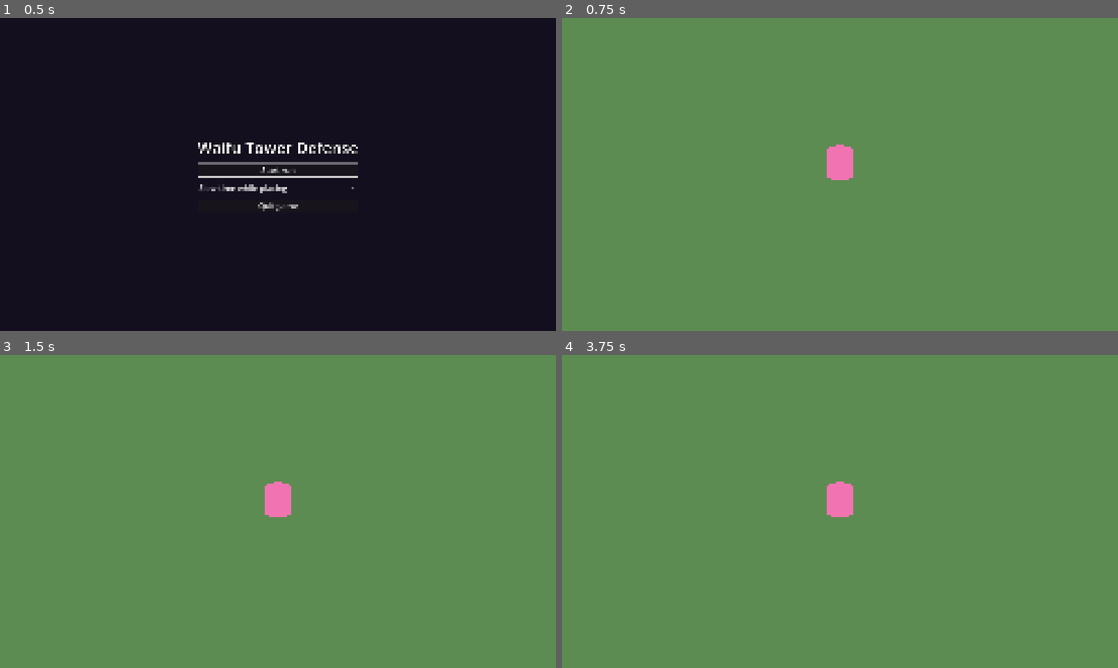
Above: before the commit, frames 1-4 (two rows, left to right).
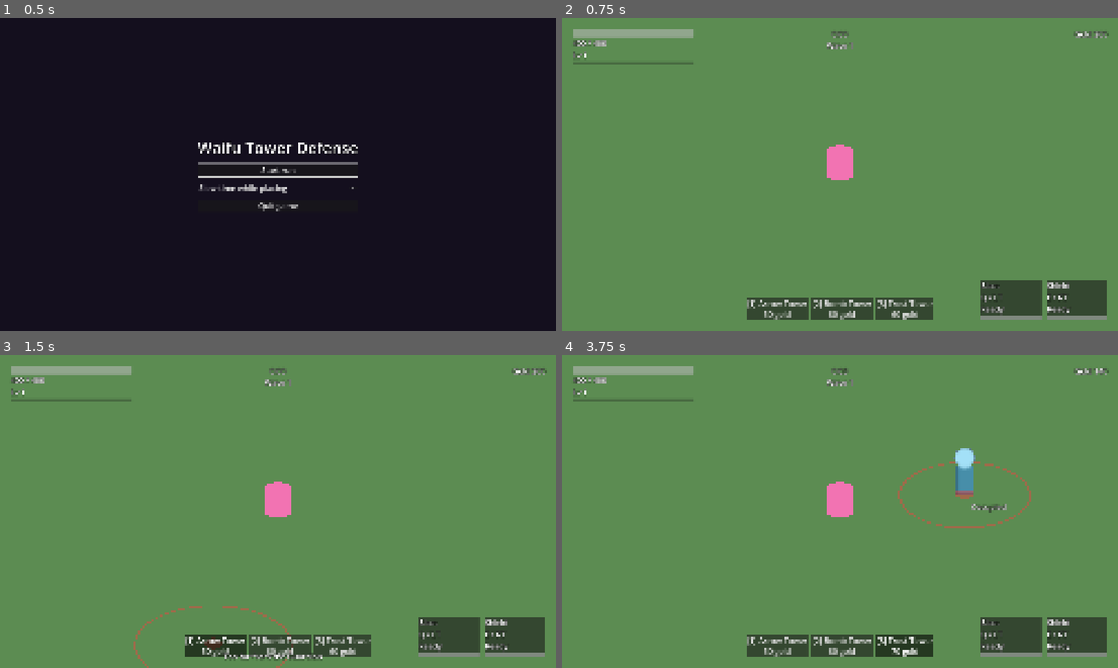
Above: after the commit, the same moments.

Repository: adrienlamotte/w-td
Game: Godot game, scene res://view/main.tscn
Same seed, same stepped clock (60 frames per second), same inputs: the game is played once before the commit and once after it.
Inputs (mouse positions are in pixels of both pictures, inside the frame that each line leads up to):
- Up to frame 1 (0.5 s): no input
- Up to frame 2 (0.75 s): click "Start run" at 0.5 s
- Up to frame 3 (1.5 s): click (216, 646) at 1.25 s, where only the run after the commit has a clickable "[1] Arrow Tower 50 gold"
- Up to frame 4 (3.75 s): click (840, 646) at 2 s, where only the run after the commit has a clickable "[2] Bomb Tower 80 gold"; click (906, 646) at 2.75 s, where only the run after the commit has a clickable "[3] Frost Tower 60 gold"; tap Enter (ui_accept) at 3.5 s; move the mouse to (962, 495) at 3.52 s; hold R (tower_upgrade) from 3.53 s (still down); click (962, 495) at 3.6 s

Frame 1 is identical in both runs. In frame 2, 6.2% of the frame differs, in the area x 2-99%, y 3-97%; in frame 3, 6.6%; in frame 4, 7.1%.
Error before the commit: Parse Error: Could not resolve class "TowerStats", because of a parser error. (res://sim/sim_world.gd:150)

Commit message:
041: fix the tower_stats line continuation
Co-Authored-By: Claude Opus 5.5 (1M context) <noreply@anthropic.com>

Diff:
--- a/game/sim/tower_stats.gd
+++ b/game/sim/tower_stats.gd
@@ -90,7 +90,8 @@
 	towers.thorns[t] = value(lv.thorns, s[5])
 	towers.mark_gold[t] = roundi(value(lv.mark_gold, s[6]))
 	towers.mark_ticks[t] = DataFiles.ticks(lv.mark_sec)
-	towers.reach[t] = value(lv.aura_radius, s[7]) if kind == TowerCatalog.Attack.AURA \n			else value(lv.range, s[0]) if kind == TowerCatalog.Attack.REPAIR else 0.0
+	towers.reach[t] = value(lv.aura_radius, s[7]) if kind == TowerCatalog.Attack.AURA \
+			else value(lv.range, s[0]) if kind == TowerCatalog.Attack.REPAIR else 0.0
 	towers.heal[t] = value(lv.heal, s[8])
 	towers.guardian_heal[t] = value(lv.guardian_heal, s[9])
 	towers.heal_targets[t] = int(lv.heal_targets)
